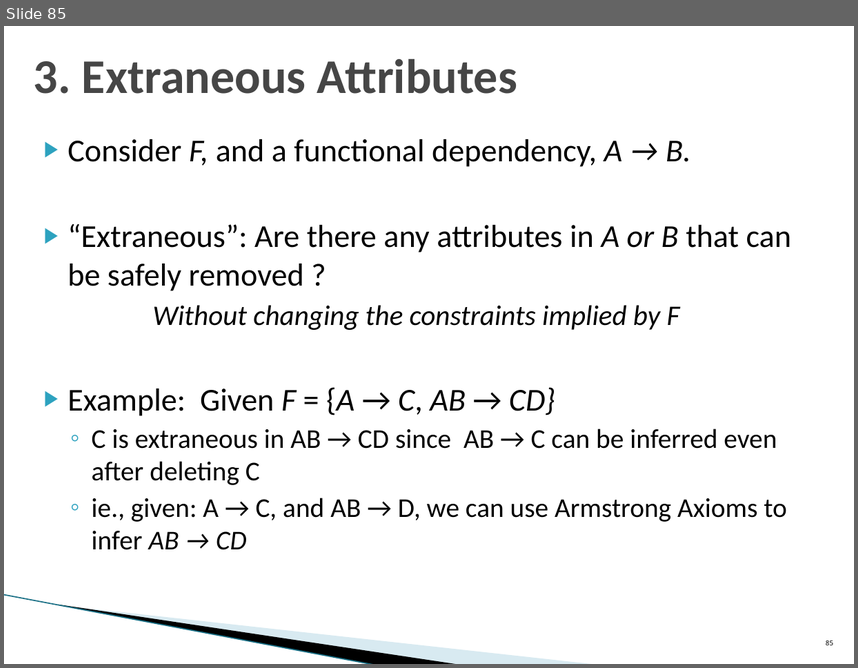
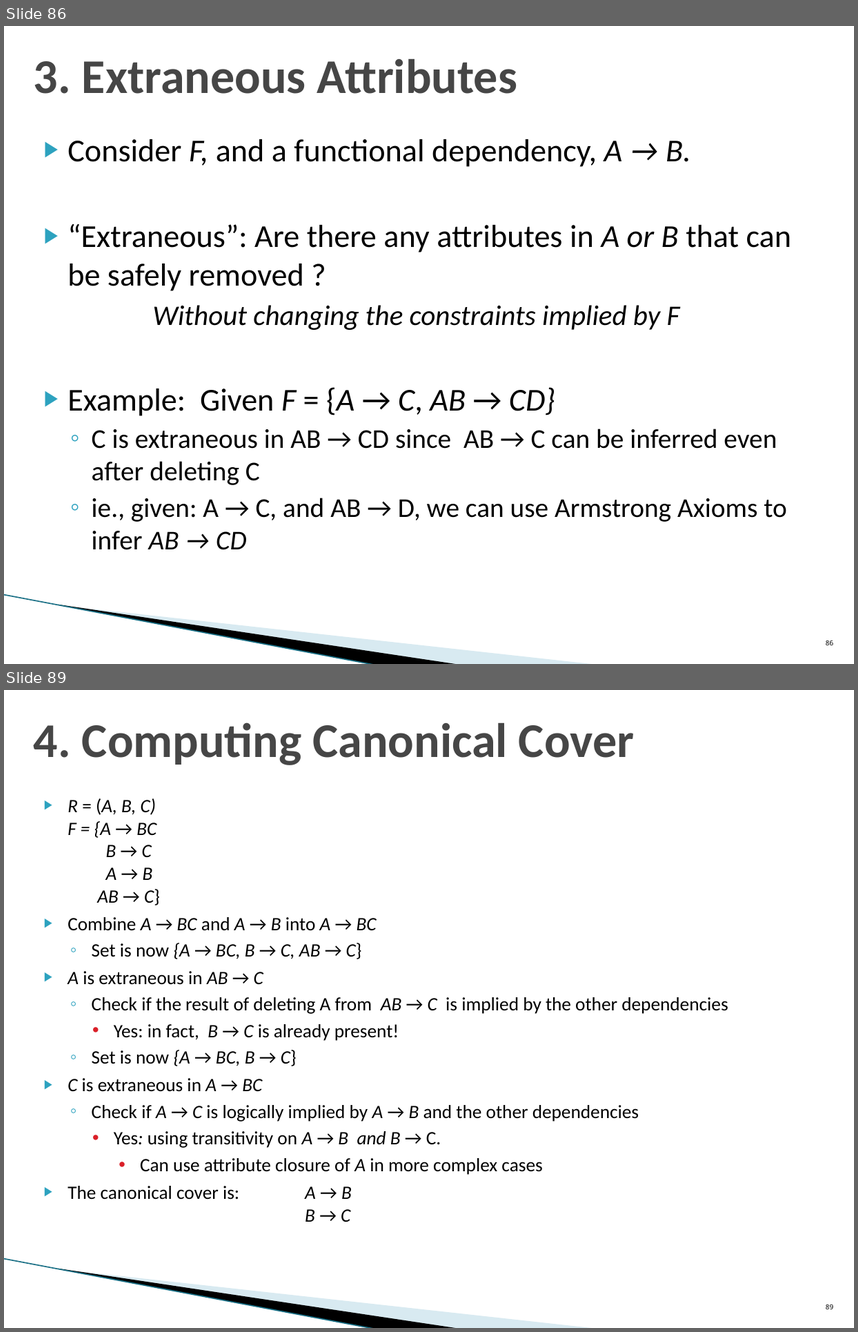
Before and after one commit to umddb/cmsc424-spring2024, a slide deck: Slides/03-E-R-Normalization.pptx. Shown one above the other, each under a label of ours: slide 85 before the commit, slides 86 and 89 after it; the slides between them are not shown. The pictures are 858x668 and 858x1332 pixels, drawn with LibreOffice and Linux fonts; fonts in the diff are those of the drawing; background and template pictures are left out. Boxes give left, top, right and bottom in pixels: in the first picture for what was removed or moved away, otherwise in the second. Text is boxed around its words. In the diff, an @@ line names an element or a change of style, - is before the commit and + after.

```diff
--- a/Slides/03-E-R-Normalization.pptx
+++ b/Slides/03-E-R-Normalization.pptx
@@ slide 89 added at box(4, 690, 854, 1328), background #FFFFFF; not listed: 3 template elements that a slide beside it also shows @@
@@ title added at box(34, 722, 634, 765), 41 pt, text #464646, bold @@
+4. Computing Canonical Cover
@@ text added at box(67, 798, 728, 1222), 16 pt, text #000000 @@
+▶ R = (A, B, C)
+  F = {A → BC
+  B → C
+  A → B
+  AB → C}
+▶ Combine A → BC and A → B into A → BC
+  ◦ Set is now {A → BC, B → C, AB → C}
+▶ A is extraneous in AB → C
+  ◦ Check if the result of deleting A from AB → C is implied by the other dependencies
+    • Yes: in fact, B → C is already present!
+  ◦ Set is now {A → BC, B → C}
+▶ C is extraneous in A → BC
+  ◦ Check if A → C is logically implied by A → B and the other dependencies
+    • Yes: using transitivity on A → B and B → C.
+      • Can use attribute closure of A in more complex cases
+▶ The canonical cover is: A → B
+  B → C
@@ page number added at box(826, 1304, 834, 1309), 10 pt, text #000000 @@
+89
@@ what was slide 85 is now slide 86 @@
@@ page number at box(826, 639, 834, 645): text changed @@
-85
+86
```
Also in this commit, not shown: 4 slides changed, 10 other slides added, 2 other files.
